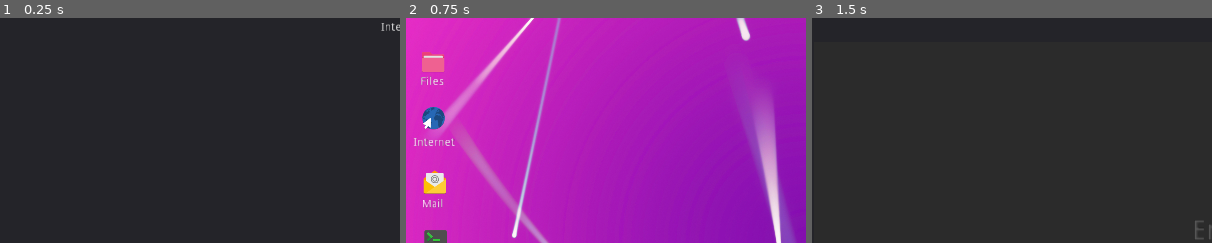
Above: before the commit, frames 1-3 (left to right).
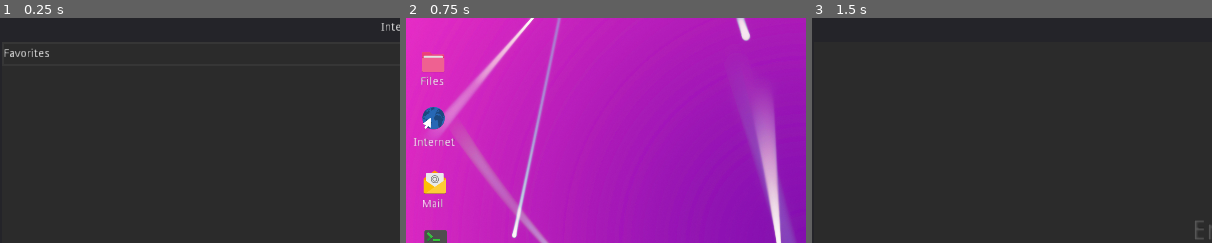
Above: after the commit, the same moments.

Repository: gabriele-costa/chloetart
Game: Godot game, scene res://Scenes/Browser.tscn
Same seed, same stepped clock (60 frames per second), same inputs: the game is played once before the commit and once after it. This scene is started directly instead of the project's main scene.
Inputs (mouse positions are % of the whole screen's width and height, from its top left):
- Up to frame 1 (0.25 s): no input
- Up to frame 2 (0.75 s): click (2, 96) at 0.5 s
- Up to frame 3 (1.5 s): click "Files" at 1.25 s
The pictures show only the part of the screen within x 0-50%, y 0-50%; the shares and areas given below are measured in that part.

The runs differ from the first frame. In frame 1, 0.2% of the frame differs, in the area x 1-13%, y 13-18%; in frame 2, nothing differs; in frame 3, nothing differs.

Commit message:
some logic

Diff:
--- a/Scenes/Browser.tscn
+++ b/Scenes/Browser.tscn
@@ -9,6 +9,17 @@
 [ext_resource path="res://Scripts/desktop_button.gd" type="Script" id=7]
 
 [sub_resource type="Theme" id=1]
+
+[sub_resource type="StyleBoxFlat" id=4]
+bg_color = Color( 0.172549, 0.172549, 0.172549, 1 )
+
+[sub_resource type="StyleBoxFlat" id=5]
+bg_color = Color( 0.172549, 0.172549, 0.172549, 1 )
+border_width_left = 2
+border_width_top = 2
+border_width_right = 2
+border_width_bottom = 2
+border_color = Color( 0.215686, 0.215686, 0.215686, 1 )
 
 [sub_resource type="StyleBoxFlat" id=2]
 bg_color = Color( 0.262745, 0.262745, 0.262745, 0.705882 )
@@ -23,13 +34,13 @@
 texture = ExtResource( 2 )
 centered = false
 
-[node name="Panel" type="Panel" parent="."]
+[node name="WindowPanel" type="Panel" parent="."]
 margin_right = 2000.0
 margin_bottom = 1045.0
 grow_horizontal = 2
 grow_vertical = 2
 
-[node name="Label" type="Label" parent="Panel"]
+[node name="WindowTitle" type="Label" parent="WindowPanel"]
 margin_left = 940.0
 margin_top = 10.0
 margin_right = 1060.0
@@ -41,13 +52,34 @@
 align = 1
 valign = 1
 
-[node name="CloseButton" type="ToolButton" parent="Panel"]
+[node name="CloseButton" type="ToolButton" parent="WindowPanel"]
 margin_left = 1950.0
 margin_right = 2562.0
 margin_bottom = 608.0
 rect_scale = Vector2( 0.08, 0.08 )
 icon = ExtResource( 6 )
 script = ExtResource( 4 )
+
+[node name="BackgroundPanel" type="Panel" parent="WindowPanel"]
+margin_left = 5.0
+margin_top = 120.0
+margin_right = 1995.0
+margin_bottom = 1040.0
+custom_styles/panel = SubResource( 4 )
+
+[node name="WebView" type="RichTextLabel" parent="WindowPanel/BackgroundPanel"]
+margin_right = 1990.0
+margin_bottom = 920.0
+
+[node name="FavoritesLabel" type="Label" parent="WindowPanel"]
+margin_left = 5.0
+margin_top = 60.0
+margin_right = 1000.0
+margin_bottom = 90.0
+rect_scale = Vector2( 2, 2 )
+custom_styles/normal = SubResource( 5 )
+text = "Favorites"
+valign = 1
 
 [node name="os_bar" type="Panel" parent="."]
 margin_top = 1045.0
@@ -77,5 +109,5 @@
 align = 1
 valign = 1
 
-[connection signal="pressed" from="Panel/CloseButton" to="Panel/CloseButton" method="_on_CloseButton_pressed"]
+[connection signal="pressed" from="WindowPanel/CloseButton" to="WindowPanel/CloseButton" method="_on_CloseButton_pressed"]
 [connection signal="pressed" from="os_bar/desktop" to="os_bar/desktop" method="_on_desktop_pressed"]
Not shown: 1 places in Scenes/Browser.tscn that only renumber resources
